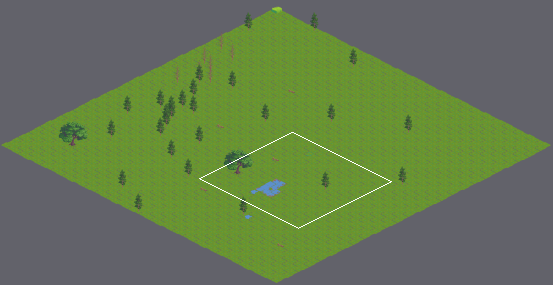
Two states of a Tiled map, android/assets/map.tmx. Above: a wide view before the commit, with the close-up outlined.
Close-up. As it was:
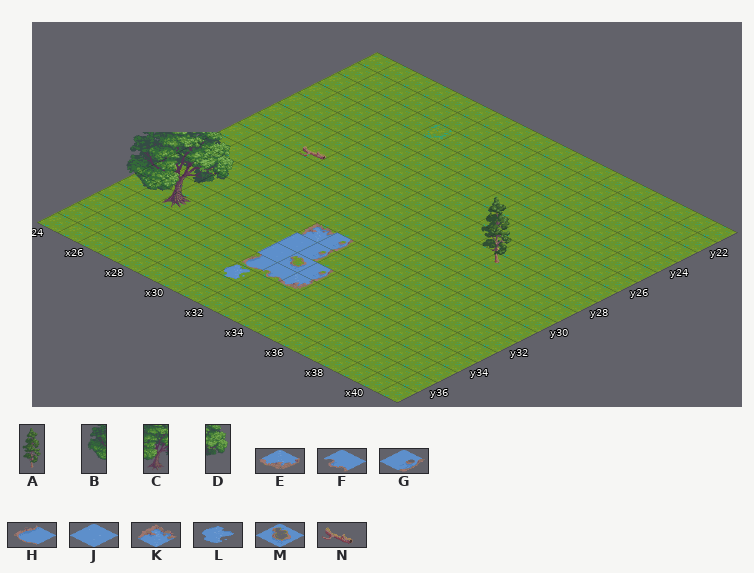
Cells are 64x32 px. Isometric: x runs down to the right, y down to the left. Shown: x 24..41, y 21..37. The commit also changed other parts of the map, which this record leaves out.
Key: from "tiles": A 72, B 77, C 78, D 79, E 170, F 171, G 172, H 173, J 175, K 179, L 211, M 212, N 255.
_ is an empty cell.
Layers that did not change in this view are not listed.
Layer "collision" before, first column x 24:
21 __________________
22 __________________
23 __________________
24 __________________
25 __________________
26 __________________
27 ___N______________
28 _____________A____
29 __________________
30 __________________
31 _______KG_________
32 ___D___JG_________
33 __C____JMG________
34 _B_____HFE________
35 _______L__________
36 __________________
37 __________________
Once edited:
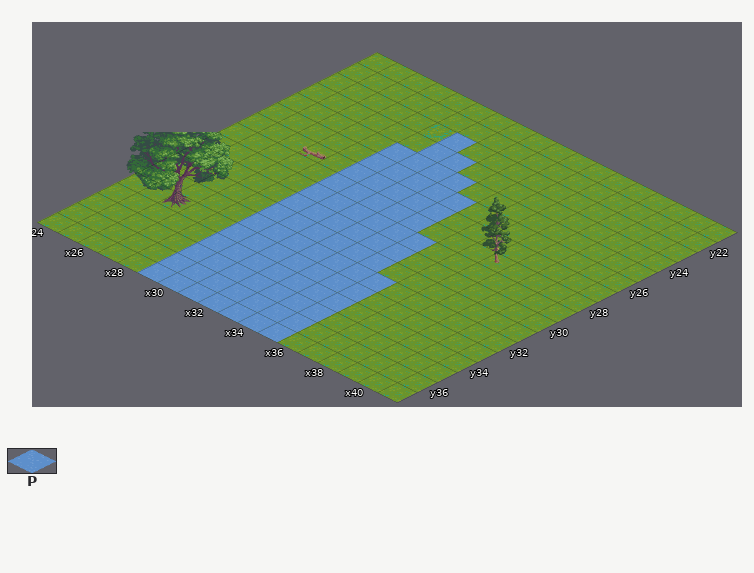
Further tiles: from "tiles": P 174.
Difference:
Layer "collision":
Tile P replaces tile E in row 34 at x 33.
Tile P replaces tile F in row 34 at x 32.
Tile P replaces tile G in rows 31 to 32 at x 32; in row 33 at x 33.
Tile P replaces tile H in row 34 at x 31.
Tile P replaces tile J in rows 32 to 33 at x 31.
Tile P replaces tile K in row 31 at x 31.
Tile P replaces tile L in row 35 at x 31.
Tile P replaces tile M in row 33 at x 32.
Tile P is added in row 23 at x 30; in row 24 at x 30 to 31; in row 25 at x 29 to 32; in rows 26 to 28 at x 29 to 33; in rows 29 to 30 at x 29 to 34; in row 31 at x 29 to 30 and 33 to 34.
Tile P is added in row 32 at x 29 to 30 and 33 to 35; in rows 33 to 34 at x 29 to 30 and 34 to 35; in row 35 at x 29 to 30 and 32 to 35; in rows 36 to 37 at x 29 to 35.
